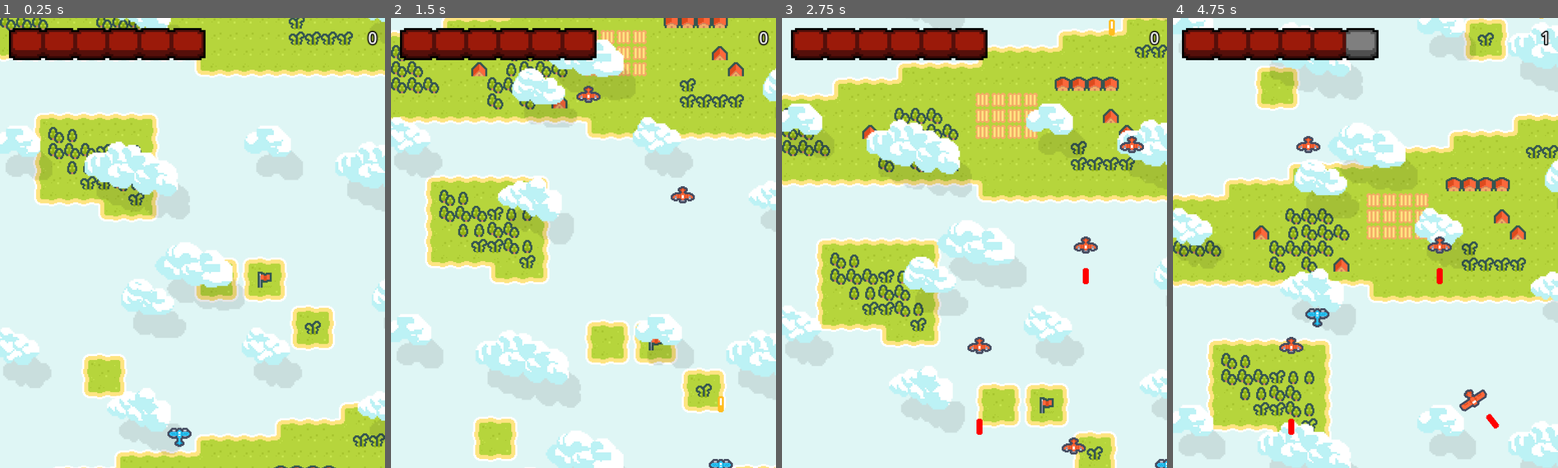
Above: before the commit, frames 1-4 (left to right).
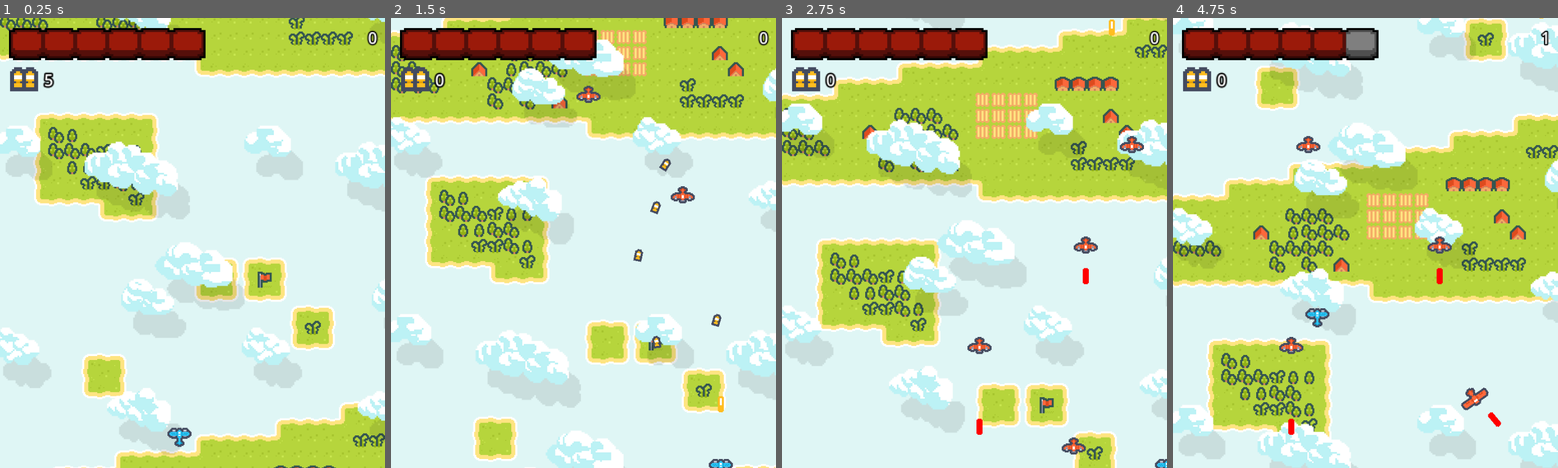
Above: after the commit, the same moments.

Repository: ProsaurusRex/Bullet-Hell-Lessons
Game: Godot game, scene res://game.tscn
The game is run twice, just before and just after one commit, with the same random seed, the same clock (stepped at 60 frames per second) and the same inputs.
Inputs:
- Up to frame 1 (0.25 s): no input
- Up to frame 2 (1.5 s): hold D (p1_right) 0.53-1.28 s; tap E (p1_special) at 0.6 s; hold S (down) from 1.28 s (still down); tap Space (p1_shoot) at 1.35 s
- Up to frame 3 (2.75 s): tap E (p1_special) at 1.55, 2.1 s; release S (down) at 2.03 s; hold D (p1_right) from 2.03 s (still down)
- Up to frame 4 (4.75 s): release D (p1_right) at 2.78 s; hold W (p1_up) 2.78-3.53 s; tap E (p1_special) at 2.85, 3.8, 4.35 s; hold A (left) from 3.53 s (still down); tap Space (p1_shoot) at 3.6 s

The runs differ from the first frame. In frame 1, 0.5% of the frame differs, in the area x 2-15%, y 10-17%; in frame 2, 0.7%, in the area x 2-86%, y 10-74%; in frame 3, 0.5%; in frame 4, 0.7%.

Commit message:
Special Attacks Yooo

Diff:
--- a/Enemies/Boss/boss_cannon.tscn
+++ b/Enemies/Boss/boss_cannon.tscn
@@ -7,7 +7,7 @@
 [sub_resource type="CircleShape2D" id="CircleShape2D_lsvj8"]
 radius = 18.0
 
-[node name="BossCannon" type="Area2D"]
+[node name="BossCannon" type="Area2D" groups=["Enemy"]]
 script = ExtResource("1_h1sra")
 bullet_scene = ExtResource("2_w3nvg")
 
--- a/Enemies/Boss/laser_turret.tscn
+++ b/Enemies/Boss/laser_turret.tscn
@@ -7,7 +7,7 @@
 [sub_resource type="CircleShape2D" id="CircleShape2D_g0rp6"]
 radius = 17.1172
 
-[node name="LaserTurret" type="Area2D"]
+[node name="LaserTurret" type="Area2D" groups=["Enemy"]]
 script = ExtResource("1_jfwqa")
 bullet_scene = ExtResource("2_sds5o")
 bullet_cooldown = 5.0
--- a/Enemies/Boss/missle_turret.tscn
+++ b/Enemies/Boss/missle_turret.tscn
@@ -7,7 +7,7 @@
 [sub_resource type="CircleShape2D" id="CircleShape2D_lsvj8"]
 radius = 18.0
 
-[node name="BossCannon" type="Area2D"]
+[node name="BossCannon" type="Area2D" groups=["Enemy"]]
 script = ExtResource("1_3nc0d")
 bullet_scene = ExtResource("2_218is")
 bullet_cooldown = 5.0
--- a/Enemies/enemy.tscn
+++ b/Enemies/enemy.tscn
@@ -8,7 +8,7 @@
 radius = 5.0
 height = 20.0
 
-[node name="Enemy" type="Area2D"]
+[node name="Enemy" type="Area2D" groups=["Enemy"]]
 script = ExtResource("1_41p4d")
 bullet_scene = ExtResource("2_y3wdt")
 
--- a/Projectiles/missle.gd
+++ b/Projectiles/missle.gd
@@ -5,13 +5,14 @@
 
 func _physics_process(delta: float) -> void:
 	if is_instance_valid(target):
-		var target_direction = position.direction_to(target.position)
+		var target_direction = position.direction_to(target.global_position)
 		rotation += transform.x.cross(target_direction) * turn_speed * delta
 
 	super._physics_process(delta)
 	if speed <= 500:
 		speed += 500 * delta
-		turn_speed -= PI/2 * delta
+		if not player_bullet:
+			turn_speed -= PI/2 * delta
 
 
 func set_target(new_target):
--- /dev/null
+++ b/Rewards/special_ammo.gd
@@ -0,0 +1,13 @@
+class_name SpecialAmmo
+extends Area2D
+
+
+@export var speed = 100
+
+
+func _physics_process(delta: float) -> void:
+	position.y += speed * delta
+
+
+func _on_visible_on_screen_notifier_2d_screen_exited() -> void:
+	queue_free()
--- /dev/null
+++ b/Rewards/special_ammo.tscn
@@ -0,0 +1,23 @@
+[gd_scene load_steps=4 format=3 uid="uid://civv6u1sfmxla"]
+
+[ext_resource type="Script" path="res://Rewards/special_ammo.gd" id="1_i606n"]
+[ext_resource type="Texture2D" uid="uid://6uo0gjiirekk" path="res://Sprites/Background/tileset.png" id="2_fw704"]
+
+[sub_resource type="RectangleShape2D" id="RectangleShape2D_muqot"]
+size = Vector2(12, 14)
+
+[node name="SpecialAmmo" type="Area2D"]
+script = ExtResource("1_i606n")
+
+[node name="Sprite2D" type="Sprite2D" parent="."]
+texture = ExtResource("2_fw704")
+hframes = 12
+vframes = 10
+frame = 29
+
+[node name="CollisionShape2D" type="CollisionShape2D" parent="."]
+shape = SubResource("RectangleShape2D_muqot")
+
+[node name="VisibleOnScreenNotifier2D" type="VisibleOnScreenNotifier2D" parent="."]
+
+[connection signal="screen_exited" from="VisibleOnScreenNotifier2D" to="." method="_on_visible_on_screen_notifier_2d_screen_exited"]
--- a/game.tscn
+++ b/game.tscn
@@ -1,21 +1,26 @@
-[gd_scene load_steps=10 format=3 uid="uid://c16jahwoyxuxb"]
+[gd_scene load_steps=12 format=3 uid="uid://c16jahwoyxuxb"]
 
 [ext_resource type="PackedScene" uid="uid://srsshjpba14m" path="res://background.tscn" id="1_2toqg"]
 [ext_resource type="Script" path="res://main.gd" id="1_uctw1"]
 [ext_resource type="PackedScene" uid="uid://qw62h74lvj51" path="res://player.tscn" id="2_4sqo1"]
 [ext_resource type="PackedScene" uid="uid://c0bogr3ahv2t5" path="res://Rewards/medpack.tscn" id="2_pp23p"]
+[ext_resource type="PackedScene" uid="uid://civv6u1sfmxla" path="res://Rewards/special_ammo.tscn" id="3_uggeq"]
 [ext_resource type="Script" path="res://bullet_manager.gd" id="4_f8drj"]
-[ext_resource type="PackedScene" uid="uid://bnoywjb27d21m" path="res://Projectiles/bullet.tscn" id="4_rs8is"]
 [ext_resource type="Texture2D" uid="uid://c1naoplovwnwx" path="res://Sprites/empty_bar.png" id="4_vv5gn"]
 [ext_resource type="Texture2D" uid="uid://miky8mi4ni4l" path="res://Sprites/health_bar.png" id="5_ah4lj"]
+[ext_resource type="Texture2D" uid="uid://6uo0gjiirekk" path="res://Sprites/Background/tileset.png" id="9_6bsvq"]
 
 [sub_resource type="LabelSettings" id="LabelSettings_u5r7a"]
 outline_size = 5
 outline_color = Color(0, 0, 0, 1)
 
+[sub_resource type="LabelSettings" id="LabelSettings_7vmc7"]
+outline_size = 6
+outline_color = Color(0, 0, 0, 1)
+
 [node name="Game" type="Node2D"]
 script = ExtResource("1_uctw1")
-reward = ExtResource("2_pp23p")
+rewards = Array[PackedScene]([ExtResource("2_pp23p"), ExtResource("3_uggeq")])
 
 [node name="Background" parent="." instance=ExtResource("1_2toqg")]
 
@@ -23,13 +28,12 @@
 position = Vector2(192, 224)
 zoom = Vector2(2, 2)
 
+[node name="Enemies" type="Node2D" parent="."]
+
 [node name="Player" parent="." node_paths=PackedStringArray("bullet_manager") instance=ExtResource("2_4sqo1")]
 position = Vector2(179, 417)
 rotation = -1.5708
-bullet_scene = ExtResource("4_rs8is")
 bullet_manager = NodePath("../Bullets")
-
-[node name="Enemies" type="Node2D" parent="."]
 
 [node name="Bullets" type="Node2D" parent="."]
 script = ExtResource("4_f8drj")
@@ -60,5 +64,23 @@
 texture_under = ExtResource("4_vv5gn")
 texture_progress = ExtResource("5_ah4lj")
 
+[node name="Sprite2D" type="Sprite2D" parent="."]
+position = Vector2(24, 61)
+scale = Vector2(2, 2)
+texture = ExtResource("9_6bsvq")
+hframes = 12
+vframes = 10
+frame = 13
+
+[node name="SpecialAmmo" type="Label" parent="."]
+offset_left = 44.0
+offset_top = 50.0
+offset_right = 84.0
+offset_bottom = 73.0
+text = "5
+"
+label_settings = SubResource("LabelSettings_7vmc7")
+
+[connection signal="ammo_changed" from="Player" to="." method="_on_player_ammo_changed"]
 [connection signal="damage_taken" from="Player" to="." method="_on_player_damage_taken"]
 [connection signal="timeout" from="Timers/EnemyTimer" to="." method="_on_enemy_timer_timeout"]
--- a/main.gd
+++ b/main.gd
@@ -1,6 +1,6 @@
 extends Node2D
 
-@export var reward: PackedScene
+@export var rewards: Array[PackedScene]
 
 @onready var enemy_scenes = [preload("res://Enemies/enemy.tscn"),
 							preload("res://Enemies/seeker.tscn")]
@@ -54,7 +54,7 @@
 	new_boss.position = Vector2(224, -200)
 	new_boss.bullet_manager = $Bullets
 	new_boss.target = $Player
-	new_boss.health_per_turret = 5 + 5 * boss_number
+	new_boss.health_per_turret = 5 * boss_number
 	new_boss.connect("tree_exiting", func(): boss_active = false)
 	$Enemies.add_child.call_deferred(new_boss)
 	var tween = create_tween()
@@ -69,7 +69,7 @@
 		boss_number += 1
 		create_boss()
 	if randf() < 0.1:
-		var new_reward = reward.instantiate()
+		var new_reward = rewards[randi() % len(rewards)].instantiate()
 		new_reward.position = pos
 		$Bullets.add_child.call_deferred(new_reward)
 
@@ -78,3 +78,7 @@
 	$Health.value -= amount
 	if $Health.value <= 0:
 		player.destroyed()
+
+
+func _on_player_ammo_changed(new_total: int) -> void:
+	$SpecialAmmo.text = str(new_total)
--- a/player.gd
+++ b/player.gd
@@ -15,7 +15,7 @@
 
 # Special
 @export var special_projectile: PackedScene
-var special_ammo = 10
+var special_ammo = 5
 
 # Variables
 var speed = 200
@@ -29,9 +29,11 @@
 @export var shoot = "p1_shoot"
 
 signal damage_taken(player, amount)
+signal ammo_changed(new_total)
 
 
 func _ready():
+	ammo_changed.emit(special_ammo)
 	$Sprite2D.texture = player_sprite
 
 
@@ -49,7 +51,7 @@
 		time_since_firing = 0
 
 	if Input.is_action_just_pressed("p1_special") and special_ammo > 0:
-		pass
+		special()
 
 
 func attack():  # Shoot bullets
@@ -60,6 +62,29 @@
 		new_bullet.player_bullet = true  # This is a player's bullet
 		new_bullet.connect("on_hit", bullet_manager.create_explosion)
 		bullet_manager.add_child(new_bullet)
+
+
+func special():
+	var enemy_targets = get_tree().get_nodes_in_group("Enemy")
+	var target_index = 0
+	while special_ammo > 0 and enemy_targets:
+		special_ammo -= 1
+		ammo_changed.emit(special_ammo)
+		time_since_firing = 0.0
+		gun_marker.rotation = (randf() - 0.5) * 3*PI/4
+
+		var new_bullet = special_projectile.instantiate()
+		new_bullet.transform = gun_marker.global_transform  # Match the bullet's transform to the Marker2D
+		new_bullet.player_bullet = true  # This is a player's bullet
+		new_bullet.connect("on_hit", bullet_manager.create_explosion)
+		if new_bullet.has_method("set_target"):
+			new_bullet.set_target(enemy_targets[target_index])
+			target_index = (target_index + 1) % len(enemy_targets)
+		bullet_manager.add_child(new_bullet)
+
+		await get_tree().create_timer(0.1).timeout
+
+	gun_marker.rotation = 0
 
 
 func take_damage(amount = 1):
@@ -83,8 +108,15 @@
 	elif area is Powerup:
 		if bullet_count < MAX_BULLET_COUNT:
 			bullet_count += 1.0
+		special_ammo += 10
+		ammo_changed.emit(special_ammo)
 		area.queue_free()
 
 	elif area is Medpack:
 		damage_taken.emit(self, -1)
 		area.queue_free()
+
+	elif area is SpecialAmmo:
+		special_ammo += 3
+		ammo_changed.emit(special_ammo)
+		area.queue_free()
--- a/player.tscn
+++ b/player.tscn
@@ -1,13 +1,17 @@
-[gd_scene load_steps=4 format=3 uid="uid://qw62h74lvj51"]
+[gd_scene load_steps=6 format=3 uid="uid://qw62h74lvj51"]
 
 [ext_resource type="Texture2D" uid="uid://du0j70ec076sw" path="res://Sprites/Ships/ship_0004.png" id="1_gnojw"]
 [ext_resource type="Script" path="res://player.gd" id="1_m7tb3"]
+[ext_resource type="PackedScene" uid="uid://bnoywjb27d21m" path="res://Projectiles/bullet.tscn" id="2_dot1f"]
+[ext_resource type="PackedScene" uid="uid://18a0alh8uguj" path="res://Projectiles/missle.tscn" id="2_ixocb"]
 
 [sub_resource type="CircleShape2D" id="CircleShape2D_ggshu"]
 radius = 8.06226
 
 [node name="Player" type="Area2D"]
 script = ExtResource("1_m7tb3")
+bullet_scene = ExtResource("2_dot1f")
+special_projectile = ExtResource("2_ixocb")
 
 [node name="Sprite2D" type="Sprite2D" parent="."]
 rotation = 1.5708
--- a/project.godot
+++ b/project.godot
@@ -20,6 +20,10 @@
 window/size/viewport_width=768
 window/size/viewport_height=896
 window/size/resizable=false
+
+[global_group]
+
+Enemy=""
 
 [input]
 
